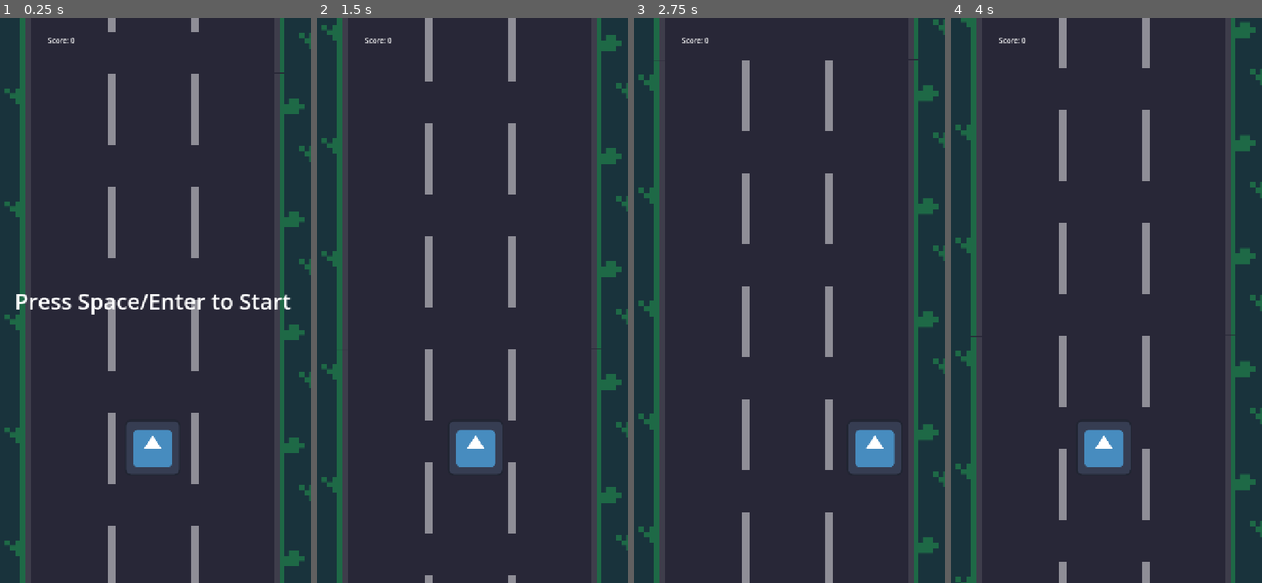
Above: before the commit, frames 1-4 (left to right).
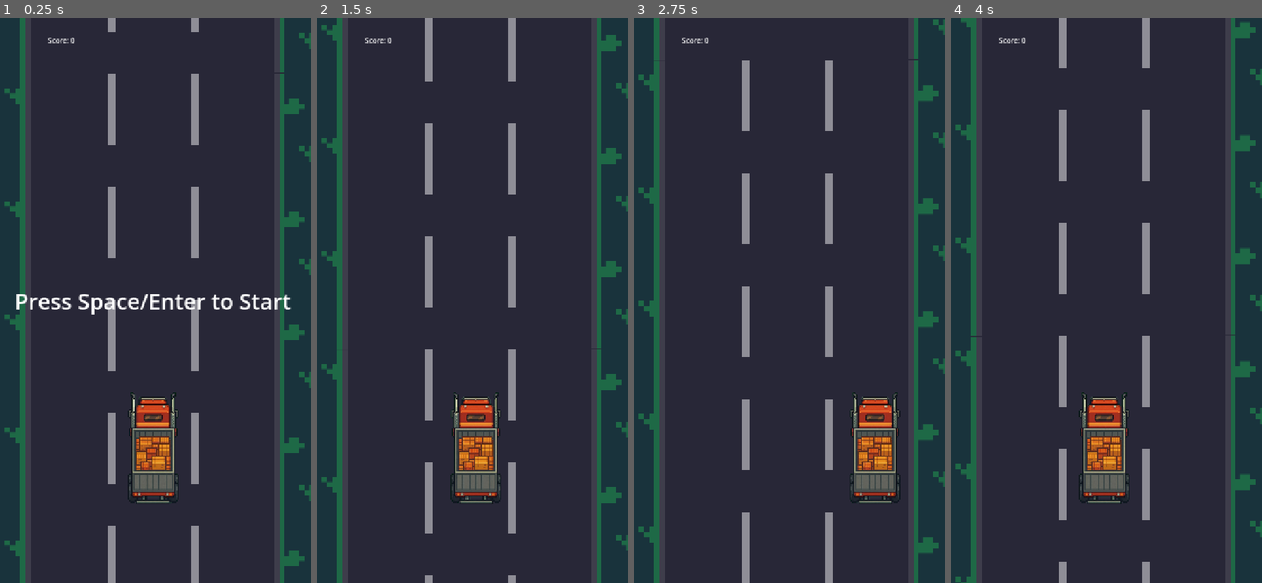
Above: after the commit, the same moments.

Repository: kevin-ai-04/night-trucker-game
Game: Godot game, scene res://main.tscn
The game is run twice, just before and just after one commit, with the same random seed, the same clock (stepped at 60 frames per second) and the same inputs. The engine's default icon, where the game draws it, is replaced by a stand-in: a white triangle on a blue panel in a dark square.
Inputs (mouse positions are in pixels of both pictures, inside the frame that each line leads up to):
- Up to frame 1 (0.25 s): no input
- Up to frame 2 (1.5 s): tap Space (start_game) at 0.5, 1.35 s; move the mouse to (537, 272) at 0.52 s; hold Right (move_right) 0.53-1.28 s; hold Space (start_game) 0.53-1.28 s; click (537, 272) at 0.67 s; move the mouse to (407, 328) at 1.27 s; hold Left (move_left) from 1.28 s (still down)
- Up to frame 3 (2.75 s): move the mouse to (817, 176) at 2.02 s; release Left (move_left) at 2.03 s; hold Right (move_right) from 2.03 s (still down); hold Space (start_game) from 2.03 s (still down)
- Up to frame 4 (4 s): move the mouse to (1087, 413) at 2.77 s; release Space (start_game) at 2.78 s; tap Space (start_game) at 2.85 s; click (1087, 413) at 2.92 s; move the mouse to (1199, 385) at 3.52 s; release Right (move_right) at 3.53 s; hold Left (move_left) from 3.53 s (still down); hold Space (start_game) from 3.53 s (still down)

The runs differ from the first frame. In frame 1, 2.7% of the frame differs, in the area x 40-58%, y 66-86%; in frame 2, 2.7%; in frame 3, 2.7%, in the area x 68-86%, y 66-86%; in frame 4, 2.7%.

Commit message:
added assets, sfx, layering changed

Diff:
--- a/main.gd
+++ b/main.gd
@@ -9,11 +9,14 @@
 @onready var obstacle_timer = $ObstacleTimer
 @onready var sfx_beep = $SfxBeep
 @onready var sfx_score = $SfxScore
+@onready var sfx_crash = $SfxCrash
 @onready var hud = $HUD
 @onready var retry_button = $HUD/RetryButton
 
 @onready var grass1 = $BackgroundLayer/Grass1
 @onready var grass2 = $BackgroundLayer/Grass2
+
+
 
 var active_obstacles = []
 var is_game_active = false
@@ -33,6 +36,7 @@
 	new_game()
 
 func new_game():
+	get_tree().paused = false
 	score = 0
 	is_game_active = false
 
@@ -49,6 +53,7 @@
 
 func _unhandled_input(event):
 	if event.is_action_pressed("start_game") and not is_game_active:
+		get_tree().paused = false # Add this line
 		is_game_active = true
 		score = 0
 		hud.get_node("MessageLabel").hide()
@@ -56,11 +61,14 @@
 		obstacle_timer.start()
 
 func _on_player_hit():
+	sfx_crash.play() # Add this line
 	is_game_active = false
 	obstacle_timer.stop()
 	hud.get_node("MessageLabel").text = "Game Over"
 	hud.get_node("MessageLabel").show()
 	retry_button.show()
+
+	get_tree().paused = true
 
 func _on_obstacle_timer_timeout():
 	var safe_lane = randi() % 3
@@ -82,6 +90,7 @@
 	for lane_index in range(3):
 		if lane_index != safe_lane:
 			var new_obstacle = obstacle_scene.instantiate()
+			new_obstacle.player_node = player
 			new_obstacle.position.x = screen_center_x + (lane_index - 1) * lane_width
 			if not staggered:
 				new_obstacle.position.y = -50
--- a/main.tscn
+++ b/main.tscn
@@ -7,6 +7,7 @@
 [ext_resource type="PackedScene" uid="uid://2bd6qqtqcbey" path="res://hud.tscn" id="4_1bvp3"]
 [ext_resource type="AudioStream" uid="uid://daulvtk8tjgmc" path="res://assets/blip-131856-point.mp3" id="5_lquwl"]
 [ext_resource type="Texture2D" uid="uid://cxmay3trh2bqt" path="res://assets/grass_tile.png" id="6_7mycd"]
+[ext_resource type="AudioStream" uid="uid://bbocsu45g0if" path="res://assets/crash.mp3" id="8_5vw27"]
 
 [sub_resource type="RectangleShape2D" id="RectangleShape2D_1bvp3"]
 size = Vector2(720, 116)
@@ -61,6 +62,7 @@
 shape = SubResource("RectangleShape2D_1bvp3")
 
 [node name="HUD" parent="." instance=ExtResource("4_1bvp3")]
+process_mode = 3
 
 [node name="SfxBeep" type="AudioStreamPlayer" parent="."]
 stream = ExtResource("3_lquwl")
@@ -73,4 +75,10 @@
 [node name="ObstacleTimer" type="Timer" parent="."]
 wait_time = 5.0
 
+[node name="SfxCrash" type="AudioStreamPlayer" parent="."]
+process_mode = 3
+stream = ExtResource("8_5vw27")
+volume_db = -10.065
+pitch_scale = 0.61
+
 [connection signal="area_entered" from="World/ScoreArea" to="." method="_on_ScoreArea_area_entered"]
--- a/obstacle.gd
+++ b/obstacle.gd
@@ -6,9 +6,39 @@
 var speed = 120
 var scored = false
 
+# Add this array at the top of obstacle.gd
+var car_textures = [
+	preload("res://assets//car1.png"),
+	preload("res://assets//car2.png"),
+	preload("res://assets//car3.png"),
+	preload("res://assets//car4.png"),
+	preload("res://assets//car5.png")
+]
+
+var player_node = null # To hold a reference to the player
+var has_played_pass_sound = false
+const PASS_SOUND_TRIGGER_DISTANCE = 400 # How close before the sound plays
+
+@onready var sfx_pass_by = $SfxPassBy
+
+
+@onready var sprite = $Sprite2D
+
+func _ready():
+	# Pick a random texture and assign it to the sprite
+	sprite.texture = car_textures.pick_random()
+
 func _process(delta):
 	# Move the obstacle downwards every frame.
 	position.y += speed * delta
+
+	# Proximity check for pass-by sound
+	if player_node != null and not has_played_pass_sound:
+		var distance_y = player_node.position.y - self.position.y
+		# Check if obstacle is approaching and within trigger distance
+		if distance_y > 0 and distance_y < PASS_SOUND_TRIGGER_DISTANCE:
+			sfx_pass_by.play()
+			has_played_pass_sound = true
 
 	# Check if the obstacle is off the bottom of the screen.
 	if position.y > get_viewport_rect().size.y + 300:
--- a/obstacle.tscn
+++ b/obstacle.tscn
@@ -1,7 +1,8 @@
-[gd_scene load_steps=4 format=3 uid="uid://dnftl03kqh4s7"]
+[gd_scene load_steps=5 format=3 uid="uid://dnftl03kqh4s7"]
 
 [ext_resource type="Script" uid="uid://ccng4et35uxx6" path="res://obstacle.gd" id="1_sl1jc"]
 [ext_resource type="Texture2D" uid="uid://fwg6yo5qj2jl" path="res://icon.svg" id="2_aubd6"]
+[ext_resource type="AudioStream" uid="uid://cddfyd3r5l61f" path="res://assets/car-passing-2.ogg" id="3_vcivv"]
 
 [sub_resource type="RectangleShape2D" id="RectangleShape2D_vcivv"]
 size = Vector2(98, 101)
@@ -12,8 +13,14 @@
 script = ExtResource("1_sl1jc")
 
 [node name="Sprite2D" type="Sprite2D" parent="."]
+scale = Vector2(0.2, 0.2)
 texture = ExtResource("2_aubd6")
 
 [node name="CollisionShape2D" type="CollisionShape2D" parent="."]
 position = Vector2(1, -0.5)
 shape = SubResource("RectangleShape2D_vcivv")
+
+[node name="SfxPassBy" type="AudioStreamPlayer" parent="."]
+process_mode = 3
+stream = ExtResource("3_vcivv")
+volume_db = -15.656
--- a/player.tscn
+++ b/player.tscn
@@ -1,25 +1,28 @@
 [gd_scene load_steps=7 format=3 uid="uid://voiroqlgikpj"]
 
 [ext_resource type="Script" uid="uid://b4u3yrsjkkbth" path="res://player.gd" id="1_sweqy"]
-[ext_resource type="Texture2D" uid="uid://fwg6yo5qj2jl" path="res://icon.svg" id="2_2hs0m"]
+[ext_resource type="Texture2D" uid="uid://ciwgdaph2gwx0" path="res://assets/truck.png" id="2_sweqy"]
 [ext_resource type="AudioStream" uid="uid://dwt8fqrkk32tk" path="res://assets/left_lane_Kendra.mp3" id="3_1jxqw"]
 [ext_resource type="AudioStream" uid="uid://c13t4a0pbsoar" path="res://assets/middle_lane_Kendra.mp3" id="4_dw050"]
 [ext_resource type="AudioStream" uid="uid://b2b75tdm4o6f0" path="res://assets/right_lane_Kendra.mp3" id="5_b26j0"]
 
 [sub_resource type="RectangleShape2D" id="RectangleShape2D_n7ghd"]
-size = Vector2(95, 57)
+size = Vector2(89, 118)
 
 [node name="Player" type="CharacterBody2D"]
+z_index = 10
 script = ExtResource("1_sweqy")
 
 [node name="Sprite2D" type="Sprite2D" parent="."]
-texture = ExtResource("2_2hs0m")
+position = Vector2(1, 1)
+scale = Vector2(0.522523, 0.522523)
+texture = ExtResource("2_sweqy")
 
 [node name="Hitbox" type="Area2D" parent="."]
 collision_mask = 2
 
 [node name="CollisionShape2D" type="CollisionShape2D" parent="Hitbox"]
-position = Vector2(-1.5, -19.5)
+position = Vector2(-0.5, -21)
 shape = SubResource("RectangleShape2D_n7ghd")
 
 [node name="SfxLeft" type="AudioStreamPlayer" parent="."]
--- a/project.godot
+++ b/project.godot
@@ -53,3 +53,4 @@
 
 renderer/rendering_method="gl_compatibility"
 renderer/rendering_method.mobile="gl_compatibility"
+textures/vram_compression/import_etc2_astc=true
Not shown, added: assets/car-passing-2.ogg.import
Not shown, added: assets/car-passing-281284.mp3.import
Binary file added: assets/car1.png
Not shown, added: assets/car1.png.import
Binary file added: assets/car2.png
Not shown, added: assets/car2.png.import
Binary file added: assets/car3.png
Not shown, added: assets/car3.png.import
Binary file added: assets/car4.png
Not shown, added: assets/car4.png.import
Binary file added: assets/car5.png
Not shown, added: assets/car5.png.import
(and 8 more such lines)
